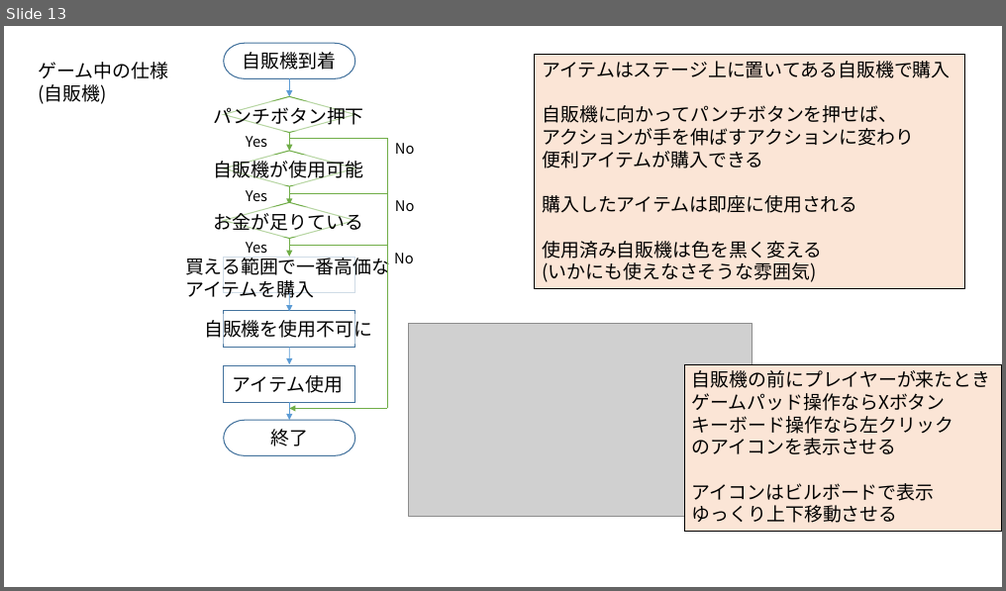
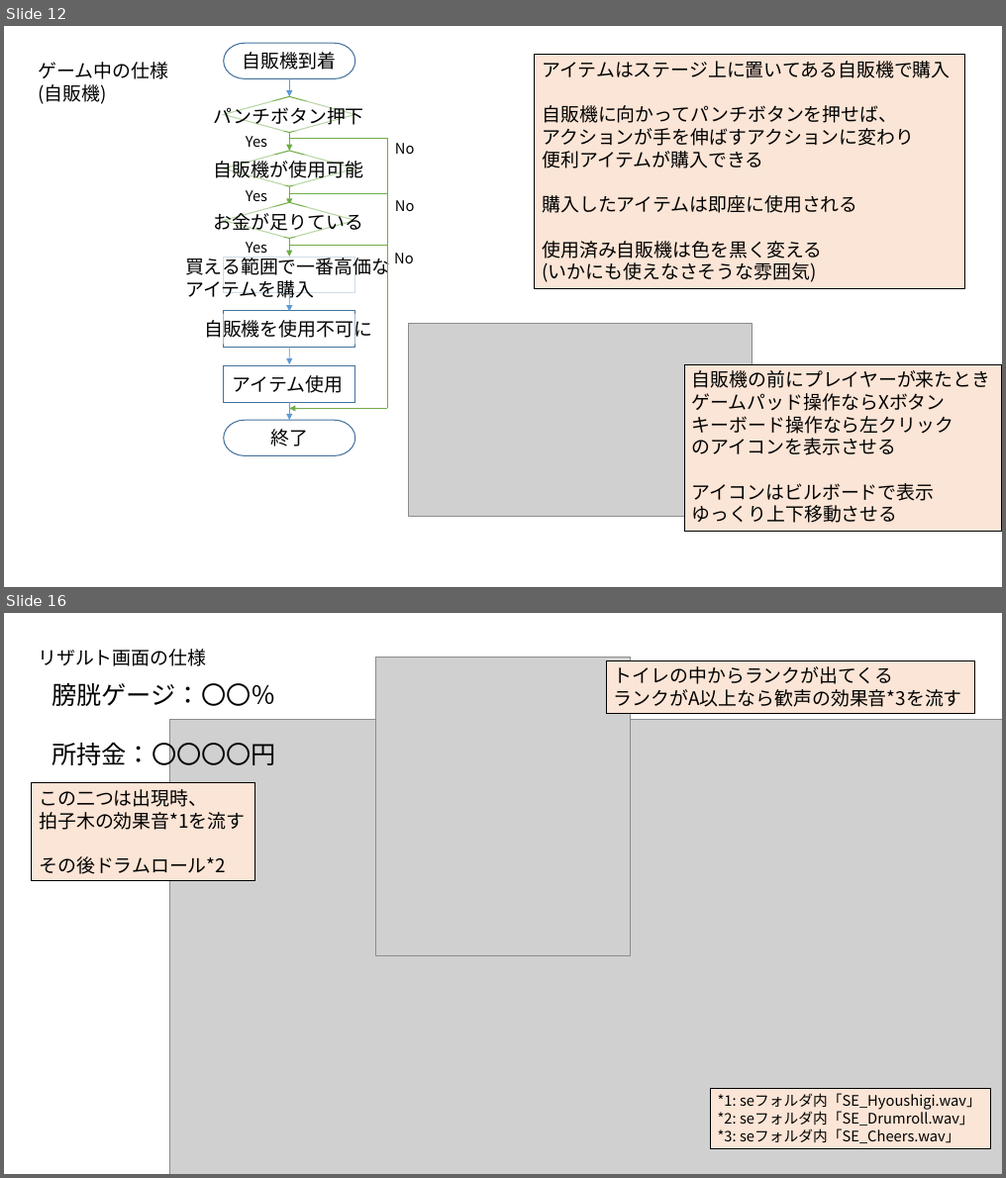
Before and after one commit to RenMitsuhashi/ToiletGame, a slide deck: 先トイ_仕様書.pptx. Shown one above the other, each under a label of ours: slide 13 before the commit, slides 12 and 16 after it; the slides between them are not shown. The pictures are 1006x591 and 1006x1178 pixels, drawn with LibreOffice and Linux fonts; fonts in the diff are those of the drawing; grey boxes stand for pictures. Boxes give left, top, right and bottom in pixels: in the first picture for what was removed or moved away, otherwise in the second. Text is boxed around its words. In the diff, an @@ line names an element or a change of style, - is before the commit and + after.

```diff
--- a/先トイ_仕様書.pptx
+++ b/先トイ_仕様書.pptx
@@ slide 16 added at <box>4,613,1002,1174</box>, background #FFFFFF @@
@@ text added at <box>38,649,206,666</box>, 18 pt, text #000000 @@
+リザルト画面の仕様
@@ picture added at <box>376,657,630,956</box> @@
@@ rectangle added at <box>607,661,975,714</box>, fill #FBE5D6, outline #000000 0.75 pt, 18 pt, text #000000 @@
+トイレの中からランクが出てくる
+ランクがA以上なら歓声の効果音*3を流す
@@ text added at <box>52,682,275,706</box>, 24 pt, text #000000 @@
+膀胱ゲージ：〇〇％
@@ picture added at <box>169,719,1002,1174</box> @@
@@ text added at <box>52,738,276,770</box>, 24 pt, text #000000 @@
+所持金：〇〇〇〇円
@@ rectangle added at <box>32,783,255,881</box>, fill #FBE5D6, outline #000000 0.75 pt, 18 pt, text #000000 @@
+この二つは出現時、
+拍子木の効果音*1を流す
+その後ドラムロール*2
@@ rectangle added at <box>710,1089,991,1150</box>, fill #FBE5D6, outline #000000 0.75 pt, 14 pt, text #000000 @@
+*1: seフォルダ内「SE_Hyoushigi.wav」
+*2: seフォルダ内「SE_Drumroll.wav」
+*3: seフォルダ内「SE_Cheers.wav」
@@ what was slide 13 is now slide 12 @@
```
Also in this commit, not shown: 5 slides changed, 5 other slides added, 1 slide removed, 5 other files.
